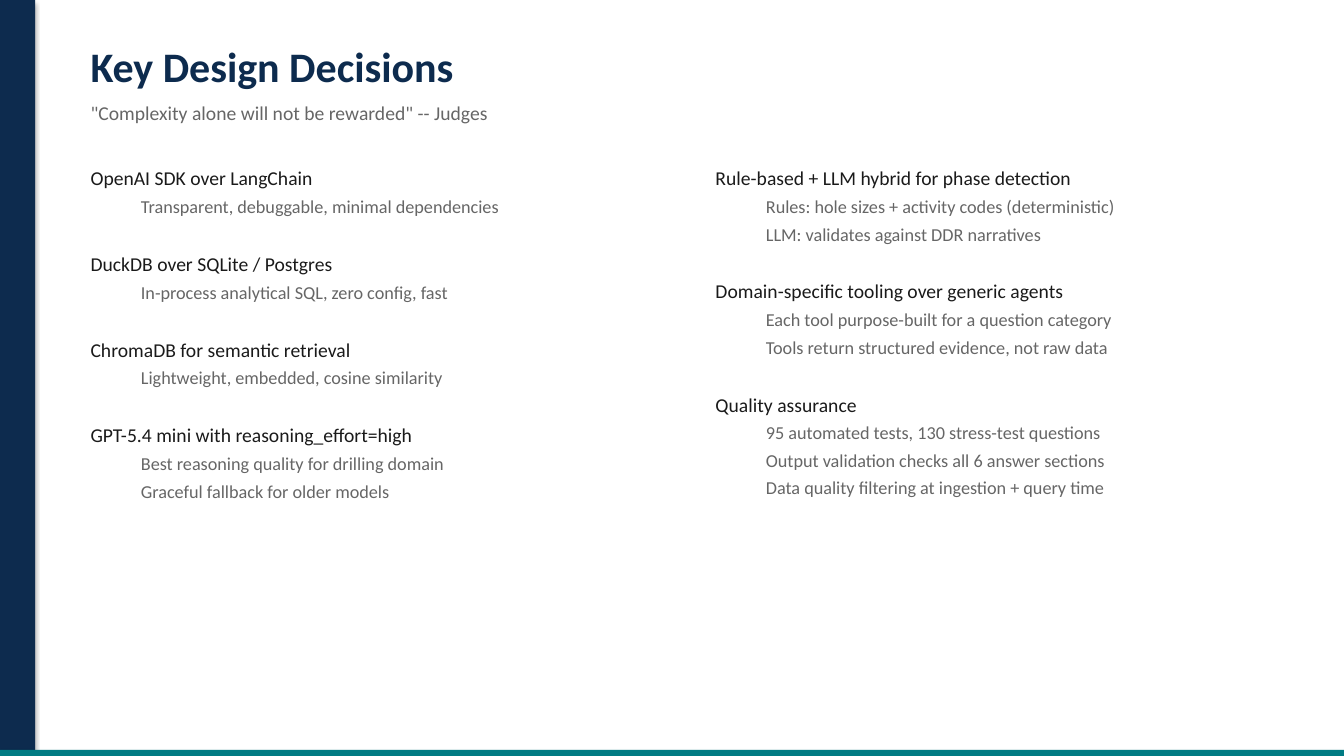
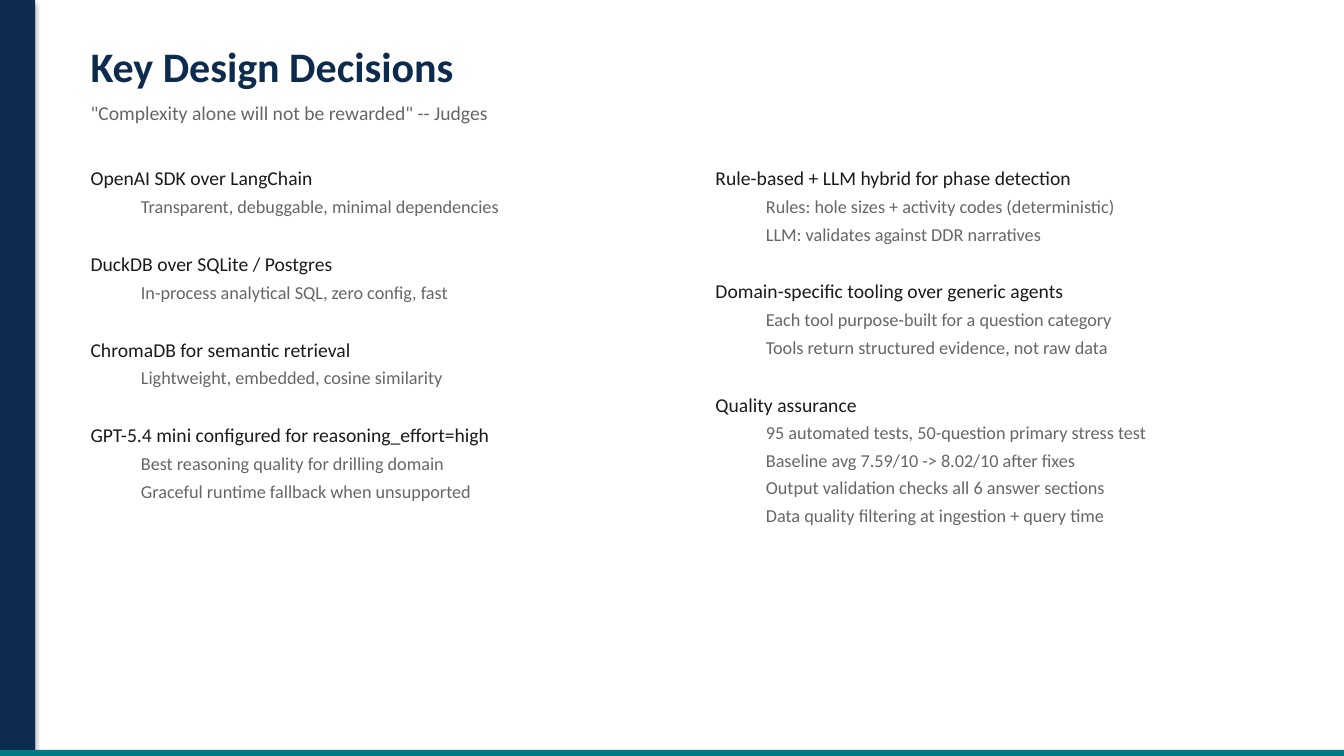
Before and after one commit to rlucgg/spe-ml-challenge, a slide deck: slide 9 of presentation/slides.pptx. Drawn at 1344x756 pixels with LibreOffice and Linux fonts; fonts in the diff are those of the drawing. Boxes give left, top, right and bottom in pixels: in the first picture for what was removed or moved away, otherwise in the second. Text is boxed around its words. In the diff, an @@ line names an element or a change of style, - is before the commit and + after.

Commit message:
feat: Expand vector store with WITSML data to 36,709 documents, add 4 new agent tools, update presentation metrics, and increase test coverage to 95.

```diff
--- a/presentation/slides.pptx
+++ b/presentation/slides.pptx
@@ text at [91,428,489,446]: text changed @@
-GPT-5.4 mini with reasoning_effort=high
+GPT-5.4 mini configured for reasoning_effort=high
@@ text at [766,426,1146,470]: text changed @@
-  95 automated tests, 130 stress-test questions
+  95 automated tests, 50-question primary stress test
+  Baseline avg 7.59/10 -> 8.02/10 after fixes
@@ text at [141,485,471,501]: text changed @@
-  Graceful fallback for older models
+  Graceful runtime fallback when unsupported
```
Also in this commit, not shown: 1 other slide changed, 4 other files.
